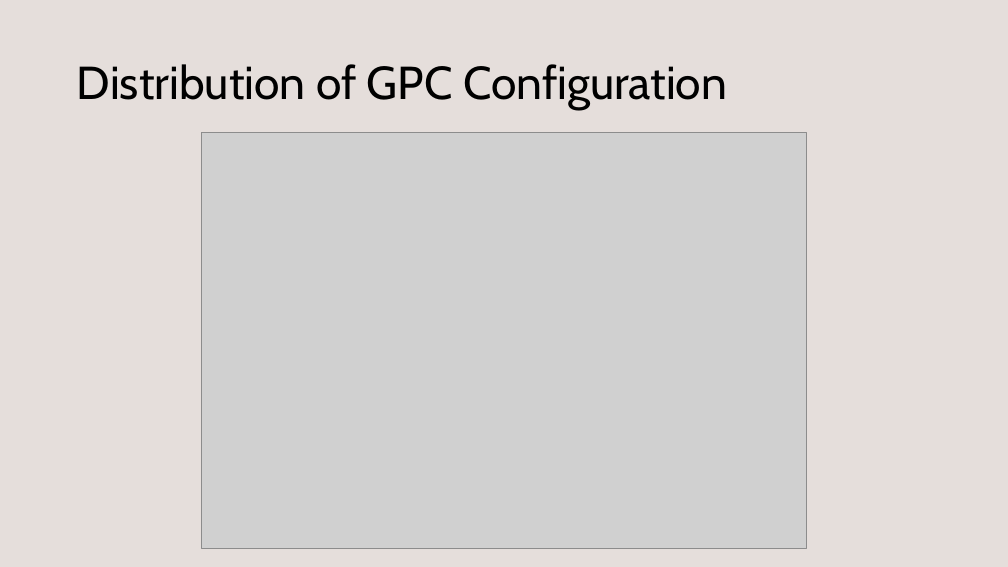
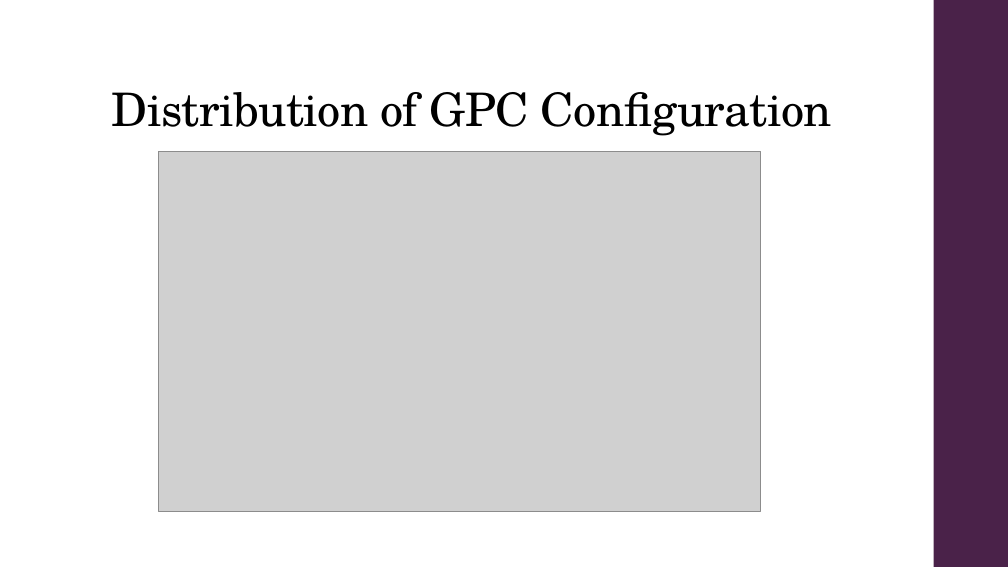
Before and after one commit to droy117/GT_Assignment_PPT_Ex, a slide deck: slide 8 of Debak/Data_Analysis_Report_Report.pptx (slide 9 before the commit). Drawn at 1008x567 pixels with LibreOffice and Linux fonts; fonts in the diff are those of the drawing; grey boxes stand for pictures. Boxes give left, top, right and bottom in pixels: in the first picture for what was removed or moved away, otherwise in the second. Text is boxed around its words. In the diff, an @@ line names an element or a change of style, - is before the commit and + after.

```diff
--- a/Debak/Data_Analysis_Report_Report.pptx
+++ b/Debak/Data_Analysis_Report_Report.pptx
@@ background #E5DEDB to #FFFFFF @@
@@ rectangle added at bbox=[934, 0, 1008, 567], fill #4A2249 @@
@@ title "Distribution of GPC Configuration": place and size @@
-title "Distribution of GPC Configuration" at bbox=[77, 64, 727, 110]
+title "Distribution of GPC Configuration" at bbox=[112, 92, 832, 136]
@@ title "Distribution of GPC Configuration" at bbox=[112, 92, 832, 136]: font Cabin to TeX Gyre Schola, letter spacing 0 to -0.5 pt; vertical alignment middle to bottom @@
@@ picture: place and size @@
-picture at bbox=[202, 132, 807, 548]
+picture at bbox=[159, 151, 761, 511]
```
Also in this commit, not shown: 12 other slides changed, 1 slide removed, 2 other files.
